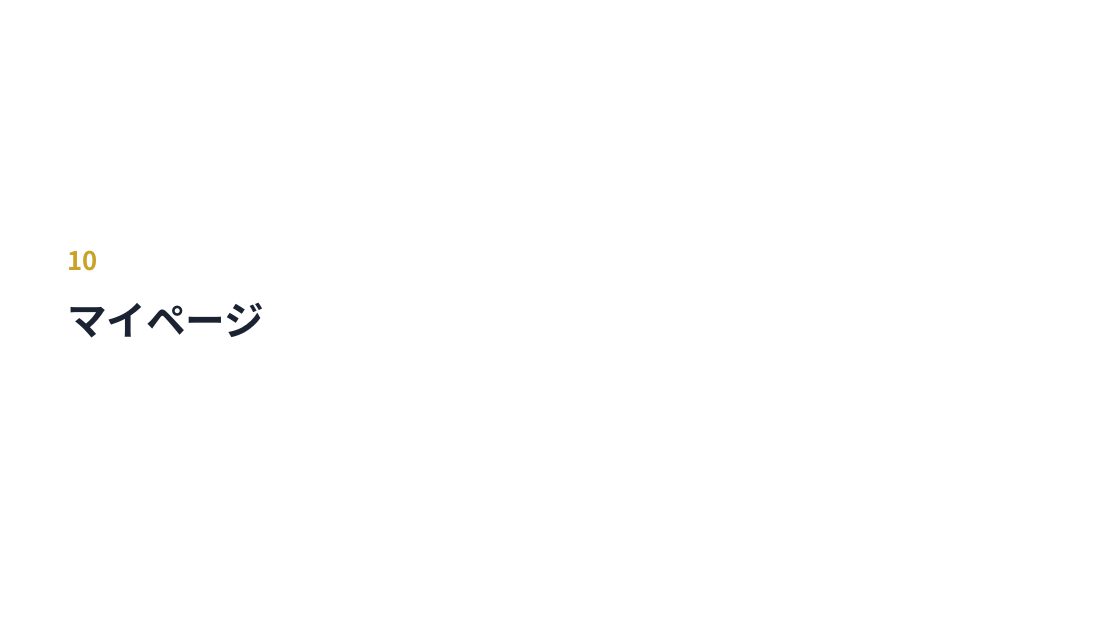
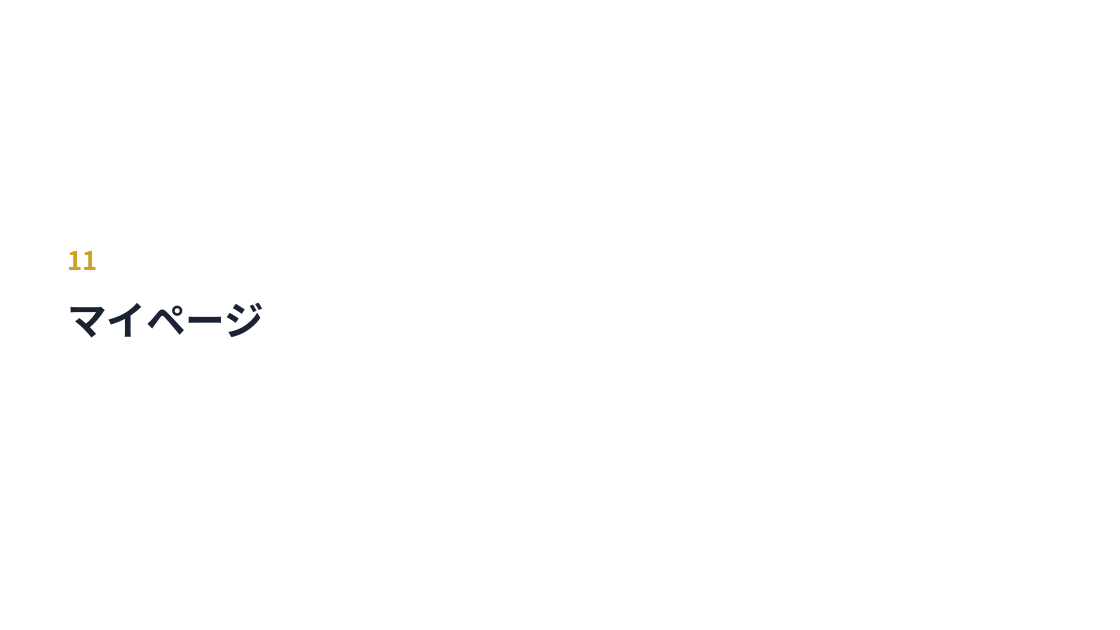
Before and after one commit to TAKAY0122/genba-mvp, a slide deck: slide 23 of docgen/操作説明書.pptx (slide 21 before the commit). Drawn at 1120x630 pixels with LibreOffice and Linux fonts; fonts in the diff are those of the drawing. Boxes give left, top, right and bottom in pixels: in the first picture for what was removed or moved away, otherwise in the second. Text is boxed around its words. In the diff, an @@ line names an element or a change of style, - is before the commit and + after.

```diff
--- a/docgen/操作説明書.pptx
+++ b/docgen/操作説明書.pptx
@@ text at box(67, 251, 97, 270): text changed @@
-10
+11
```
Also in this commit, not shown: 12 other slides changed, 2 slides added, 27 other files.
